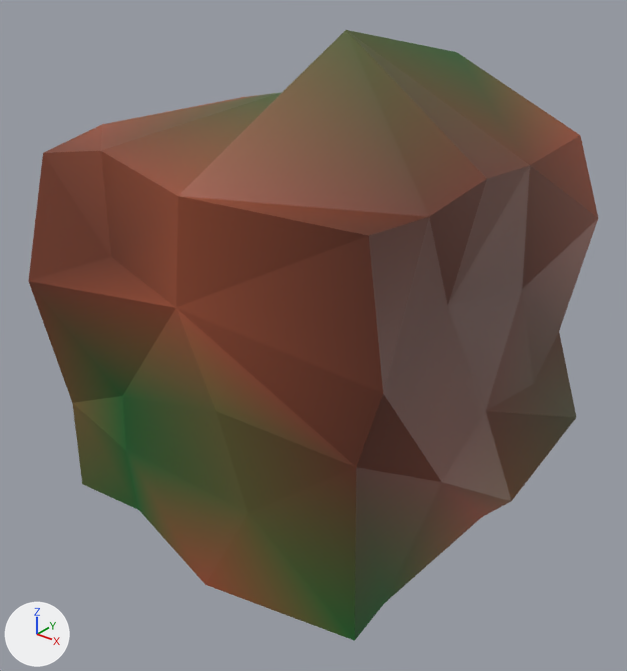
What one commit did to the glTF model dist/Model/iron-chondrite.glb.
Camera for both pictures: a 50 mm camera at (1.427, -1.807, 1.066) aimed at (0.035, -0.066, -0.014). The axes (+X, +Y, +Z) are drawn at lower left. The lights are the same throughout. Vertices at the same position are counted once.

Objects in the first picture: 'iron-chondrite'.
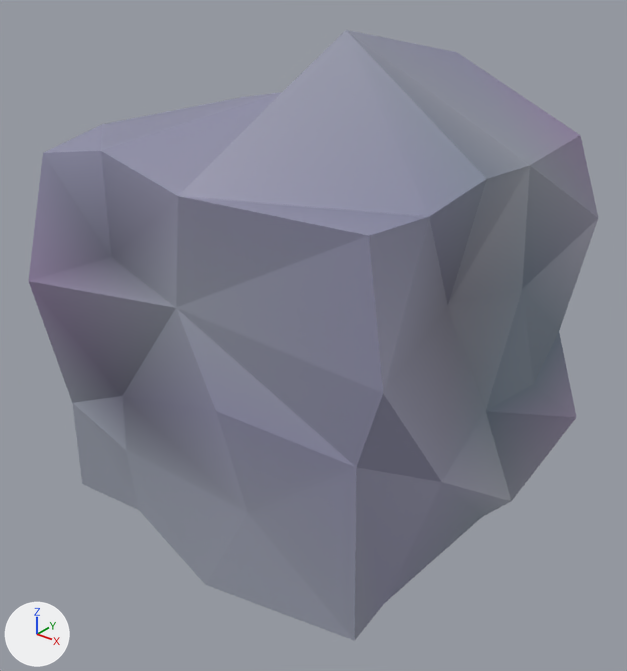
Location of each change, (x1, y1, x2, y2) in pixels of the pictures (627 x 671 px):
part 1 of me_cube_011, recoloured (brown to grey): (29, 30, 598, 602) in both
part 2 of me_cube_011, recoloured (brown to grey): (29, 151, 598, 482) in both
part 3 of me_cube_011, recoloured (green to grey): (73, 396, 384, 639) in both
part 4 of me_cube_011, recoloured: (29, 30, 580, 641) in both

What the commit changed:
me_cube_011 has 74 vertices, 144 faces and spans x -0.567..0.614, y -0.593..0.597, z -0.595..0.817.
me_cube_011 is used by ob_iron_chondrite; location (0.0, 0.0, 0.0).
me_cube_011 part 1: 48 faces centred in x -0.543..0.542, y -0.544..0.525, z -0.544..0.624 are repainted in the vertex colours; the middle colour goes from brown #8e4c2e to grey #9090aa.
me_cube_011 part 2: 46 faces centred in x -0.539..0.554, y -0.545..0.545, z -0.548..0.554 are repainted in the vertex colours; the middle colour goes from brown #814c2b to blue #778095.
me_cube_011 part 3: 20 faces centred in x -0.532..0.51, y -0.505..0.531, z -0.542..0.717 are repainted in the vertex colours; the middle colour goes from dark green #195f26 to grey #9192aa.
me_cube_011 part 4: 30 faces centred in x -0.521..0.544, y -0.541..0.481, z -0.548..0.687 are repainted in the vertex colours; the middle colour goes from dark yellow #5b5927 to grey #9293aa.
